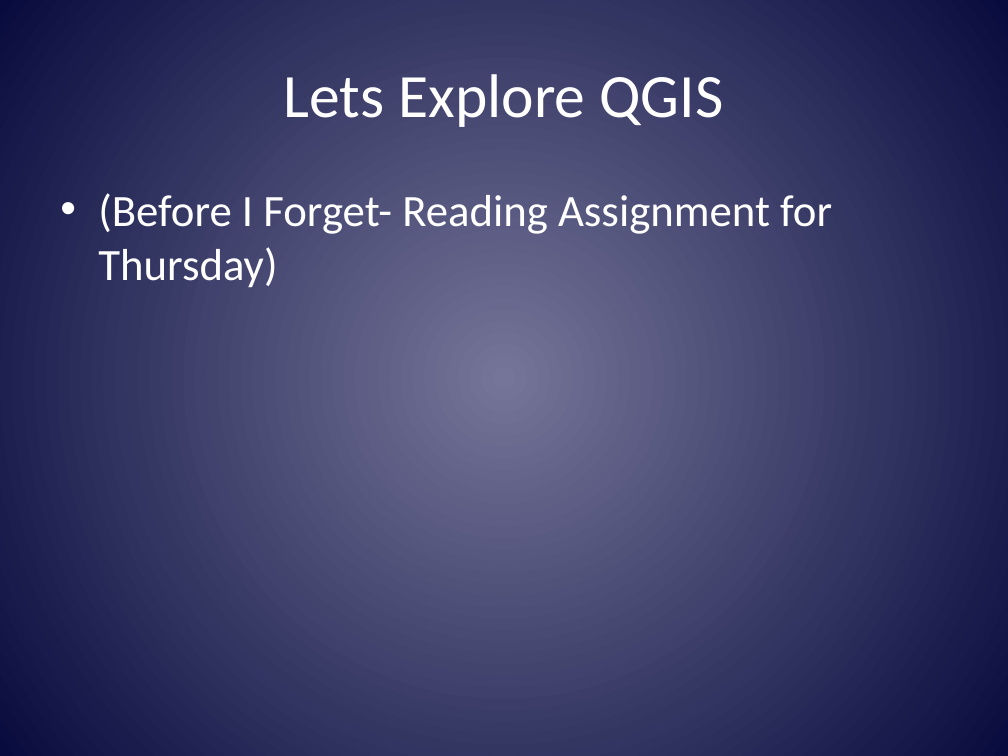
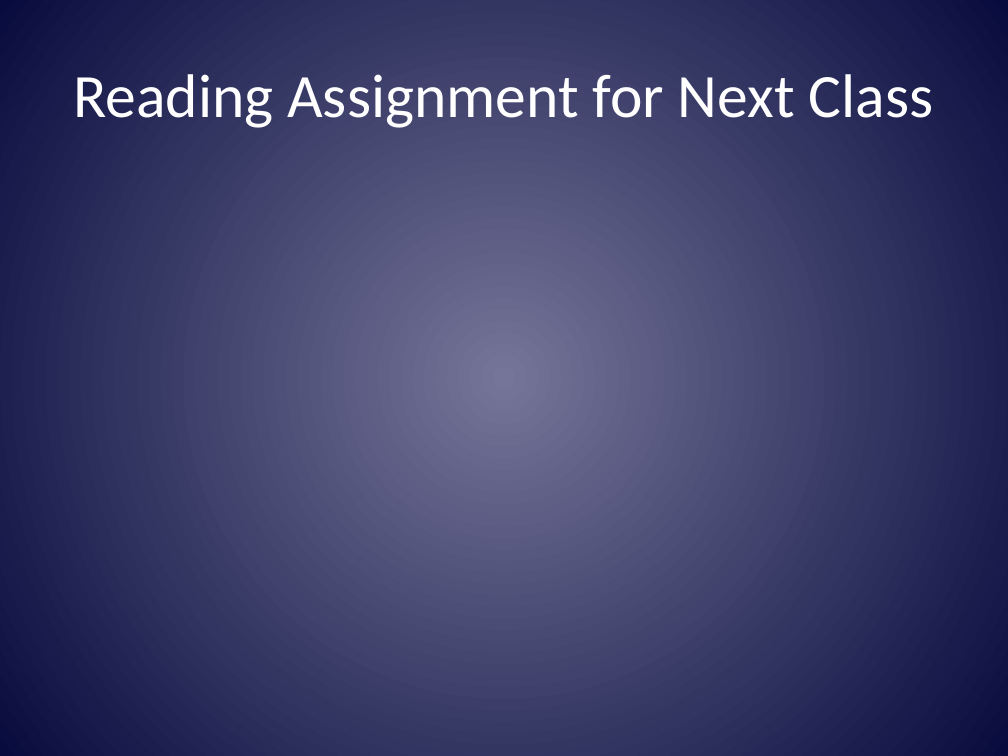
Before and after one commit to mltConsEcol/TU_LandscapeAnalysis_Documents, a slide deck: slide 12 of Lectures/LandscapeAnalysis_Week2.pptx (slide 25 before the commit). Drawn at 1008x756 pixels with LibreOffice and Linux fonts; fonts in the diff are those of the drawing. Boxes give left, top, right and bottom in pixels: in the first picture for what was removed or moved away, otherwise in the second. Text is boxed around its words. In the diff, an @@ line names an element or a change of style, - is before the commit and + after.

```diff
--- a/Lectures/LandscapeAnalysis_Week2.pptx
+++ b/Lectures/LandscapeAnalysis_Week2.pptx
@@ title at box(73, 74, 934, 128): text changed @@
-Lets Explore QGIS
+Reading Assignment for Next Class
@@ text removed at box(98, 193, 832, 288) @@
-• (Before I Forget- Reading Assignment for Thursday)
```
Also in this commit, not shown: 2 other slides changed, 2 slides added, 15 slides removed.
